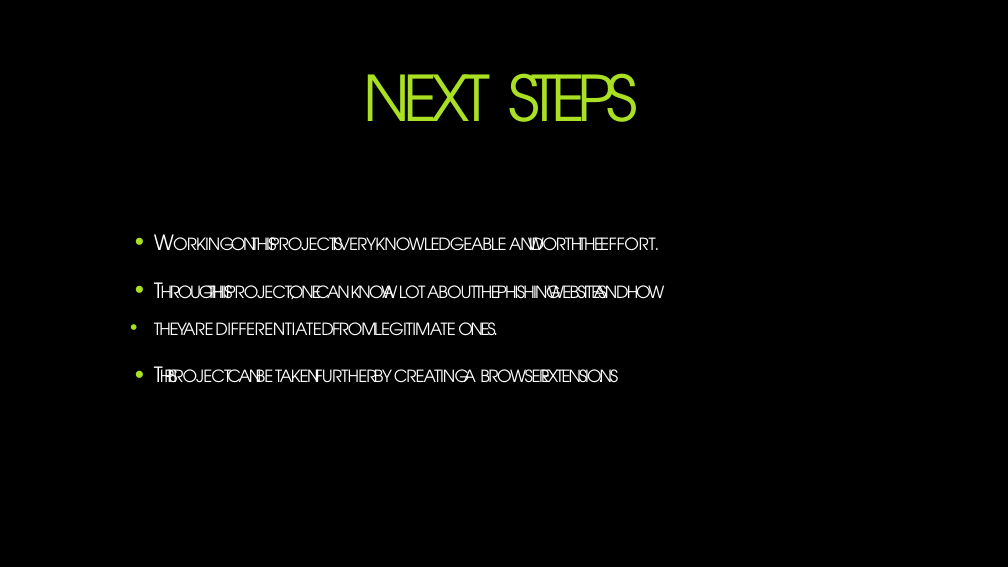
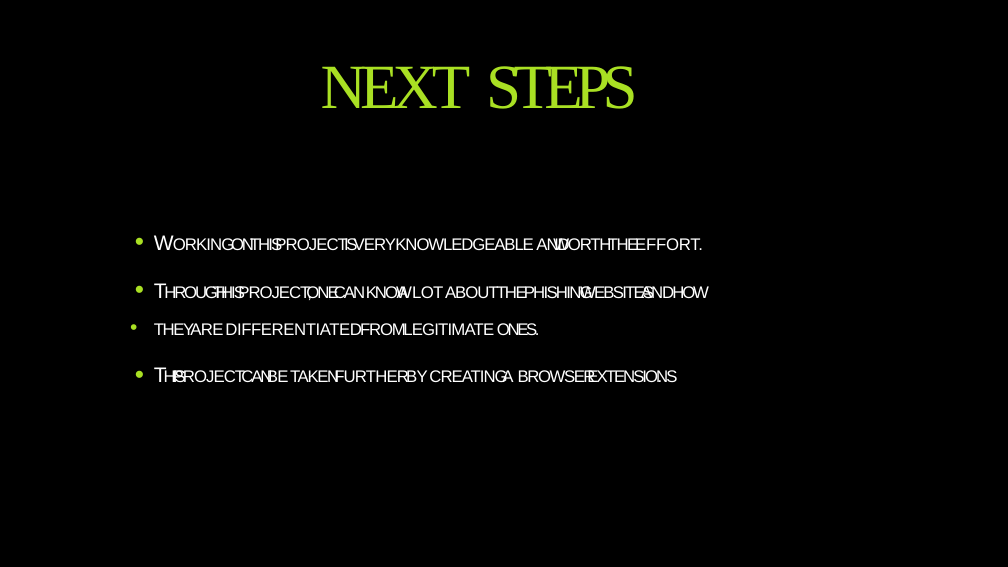
Before and after one commit to OvaizAli/Phishing-Website-Detection-by-Machine-Learning-Techniques, a slide deck: slide 11 of Phishing Website Detection by Machine Learning Techniques.pptx. Drawn at 1008x567 pixels with LibreOffice and Linux fonts; fonts in the diff are those of the drawing; background and template pictures are left out. Boxes give left, top, right and bottom in pixels: in the first picture for what was removed or moved away, otherwise in the second. Text is boxed around its words. In the diff, an @@ line names an element or a change of style, - is before the commit and + after.

```diff
--- a/Phishing Website Detection by Machine Learning Techniques.pptx
+++ b/Phishing Website Detection by Machine Learning Techniques.pptx
@@ title "NEXT STEPS": place and size @@
-title "NEXT STEPS" at box(363, 73, 638, 122)
+title "NEXT STEPS" at box(321, 66, 638, 109)
@@ title "NEXT STEPS" at box(321, 66, 638, 109): font TeX Gyre Adventor to Times New Roman @@
@@ text "Working on this project is ..." at box(154, 238, 709, 382): font TeX Gyre Adventor to Arial @@
```
Also in this commit, not shown: 9 other slides changed.
